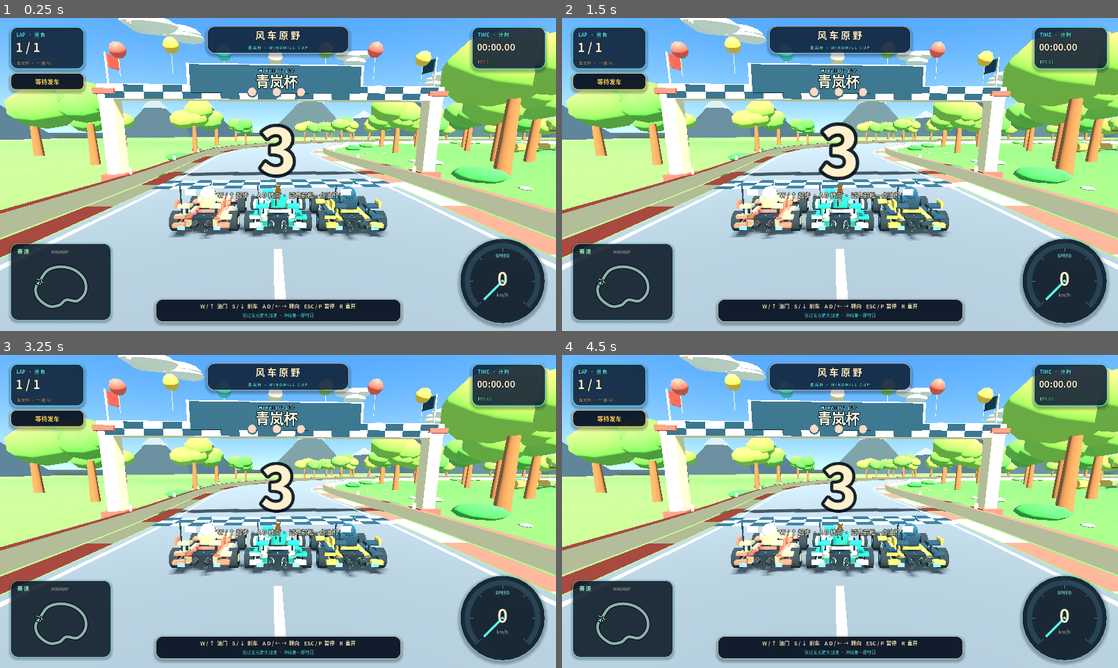
Above: before the commit, frames 1-4 (two rows, left to right).
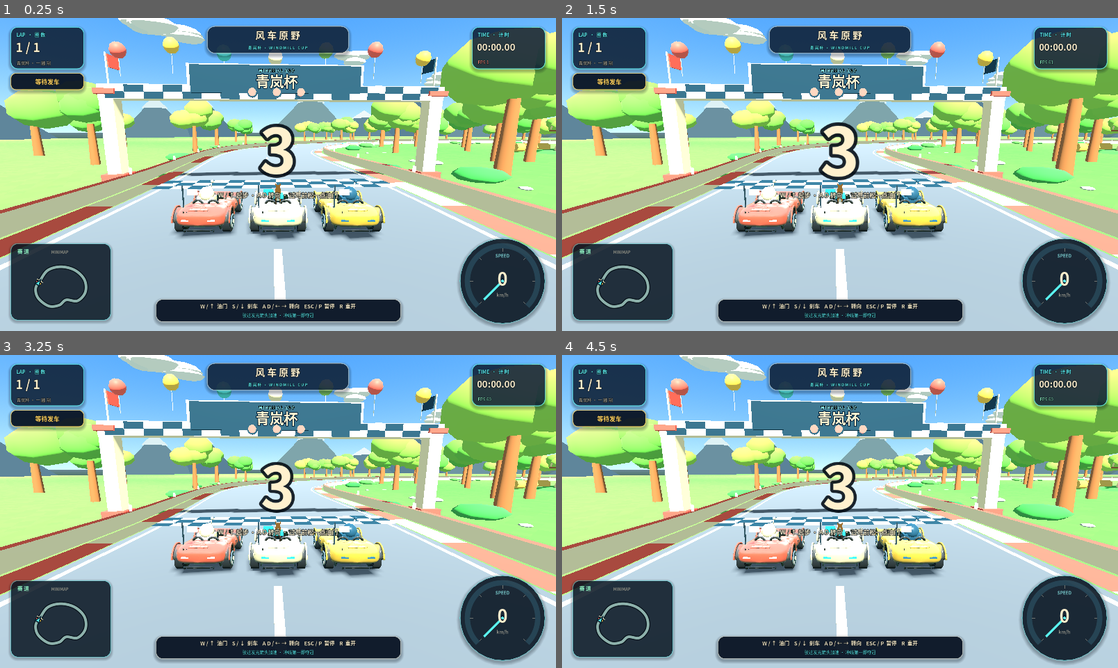
Above: after the commit, the same moments.

Repository: kongshan001/modelfw_demo
Game: Godot game, scene res://scenes/main.tscn
The game is run twice, just before and just after one commit, with the same random seed, the same clock (stepped at 60 frames per second) and the same inputs.
Inputs:
- Up to frame 1 (0.25 s): no input
- Up to frame 2 (1.5 s): hold D (steer_right) 0.53-1.25 s; tap P at 0.6 s; click "重新开始 R" at 1.25 s
- Up to frame 3 (3.25 s): hold S (brake) 2.03-2.75 s; tap P at 2.1 s; click "重新开始 R" at 2.75 s
- Up to frame 4 (4.5 s): hold D (steer_right) 3.53-4.25 s; tap P at 3.6 s; click "继续比赛 ESC" at 4.25 s

The runs differ from the first frame. In frame 1, 4.1% of the frame differs, in the area x 30-70%, y 51-72%; in frame 2, 4.1%; in frame 3, 4.1%; in frame 4, 4.2%.

Commit message:
T-20261125-002: 《青岚杯》真实感汽车 Tripo 重建（T-001 follow-up）
Co-Authored-By: Claude <noreply@anthropic.com>

Diff:
--- /dev/null
+++ b/godot-ai-3d-game/assets/ai/tripo/car/source.json
@@ -0,0 +1,47 @@
+{
+  "asset": "qinglan-realistic-car",
+  "task_id": "856e0f6e-f6aa-49ff-bdd5-c056c3d662ff",
+  "type": "image_to_model",
+  "model": "v3.1-20260211",
+  "model_alias": "H3.1",
+  "input_reference": "../refs/realistic_car/realistic_car_3q.png",
+  "input_reference_sheet": "../refs/realistic_car/realistic_car_sheet.png",
+  "input_note": "Original Blender render of a brand-free concept roadster built from scratch by tools/blender/realistic_car_refs.py (front/side/3q/rear3q). Wheels were intentionally omitted so the game keeps its procedurally animated wheels. No third-party images, photos, logos or game assets.",
+  "parameters": {
+    "face_limit": 100000,
+    "texture": true,
+    "texture_quality": "detailed",
+    "pbr": true,
+    "quad": false,
+    "delight": false,
+    "geometry_quality": "standard"
+  },
+  "credits_consumed": 40,
+  "balance_before": 65,
+  "balance_after": 25,
+  "triangles_source": 94256,
+  "decimation": {
+    "tool": "Blender 3.4.1 Decimate modifier (COLLAPSE, use_collapse_triangulate)",
+    "ratio": 0.3183,
+    "triangles_final": 30000,
+    "script": "tools/blender/decimate_car.py"
+  },
+  "result_file": "car.glb",
+  "textures": {
+    "base_color": "car_Color_856e0f6e-*.jpg (2048² after import size_limit, embedded in GLB; Godot extracts it beside the GLB)",
+    "orm": "car_ORM_856e0f6e-*.jpg (2048²; G=roughness, B=metallic)",
+    "normal": "car_NormalGL_856e0f6e-*.png (2048²; imported as normal map)"
+  },
+  "integration": {
+    "target_size_m": [3.25, 0.95, 1.8],
+    "source_aabb_size_m": [1.0, 0.274865, 0.5178],
+    "scale": [3.25, 3.4557, 3.4762],
+    "rotation_y_deg": 90,
+    "offset_m": [0.0, 0.595, 0.0],
+    "wheel_track_m": 0.735,
+    "wheelbase_m": 1.9,
+    "wheel_radius_m": 0.345,
+    "team_colors": "shaders/tripo_car.gdshader"
+  },
+  "license": "Tripo image-to-3D output generated for this original project. The input is an original Blender render built from scratch by this project. No third-party characters, logos, photos or game assets. Tripo service terms apply."
+}
--- a/godot-ai-3d-game/assets/ai/tripo/kart/source.json
+++ b/godot-ai-3d-game/assets/ai/tripo/kart/source.json
@@ -1,5 +1,6 @@
 {
   "asset": "qinglan-kart",
+  "status": "archived (T-001); superseded by ../car/car.glb in T-20261125-002",
   "task_id": "f7ef8737-d179-451a-b858-8ad024d14183",
   "type": "image_to_model",
   "model": "P2-20260801",
--- a/godot-ai-3d-game/scripts/kart_visual.gd
+++ b/godot-ai-3d-game/scripts/kart_visual.gd
@@ -1,21 +1,25 @@
 class_name KartVisual
 extends Node3D
 
-# 原创低模卡丁车。车体优先使用 Tripo P2 图生 GLB，轮组/尾翼/尾焰/旗子仍程序化，
+# 原创低模卡丁车。车体优先使用 Tripo H3.1 真实感跑车 GLB，轮组/尾翼/尾焰/旗子仍程序化，
 # 因此 Tripo 车体替换外观的同时保留车轮滚动/转向、boost 尾焰与缺图回退。
 # 玩家驾驶员优先使用 CC0 Fox.glb（带 Run 动画），缺图时退回程序化小狐狸。
 
 const FOX_PATH := "res://assets/ai/cc0/fox/Fox.glb"
-const TRIPO_KART_PATH := "res://assets/ai/tripo/kart/kart.glb"
-const TRIPO_KART_SHADER := preload("res://shaders/tripo_kart.gdshader")
-const WHEEL_RADIUS := 0.33
-
-# Tripo GLB 源包围盒（Godot 导入后）：长 × 高 × 宽 = 0.9995 × 0.2778 × 0.6753m，
+const TRIPO_CAR_PATH := "res://assets/ai/tripo/car/car.glb"
+const TRIPO_CAR_SHADER := preload("res://shaders/tripo_car.gdshader")
+const WHEEL_RADIUS := 0.345
+const WHEEL_WIDTH := 0.24
+const WHEEL_TRACK := 0.735
+const WHEEL_BASE := 0.95
+
+# Tripo H3.1 GLB 源包围盒（Godot 导入后）：长 × 高 × 宽 = 1.0000 × 0.2749 × 0.5178m，
 # 长度沿 X、车头朝 +X、AABB 以原点为中心。非均匀缩放把它整理成
 # 3.25m 长 / 0.95m 高 / 1.80m 宽的车体；rotation.y=+90° 让车头对准游戏内的 -Z。
-const TRIPO_KART_SOURCE_SIZE := Vector3(0.999512, 0.277832, 0.675293)
-const TRIPO_KART_TARGET_SIZE := Vector3(3.25, 0.95, 1.80)
-const TRIPO_KART_OFFSET := Vector3(0.0, 0.645, -0.03)
+# y 偏移让车底离地 0.12m，四轮中心仍落在 0.33m 的轮轴上。
+const TRIPO_CAR_SOURCE_SIZE := Vector3(1.0, 0.274865, 0.5178)
+const TRIPO_CAR_TARGET_SIZE := Vector3(3.25, 0.95, 1.80)
+const TRIPO_CAR_OFFSET := Vector3(0.0, 0.595, 0.0)
 
 static var _blob_texture: ImageTexture
 
@@ -42,6 +46,8 @@
 var _mat_cream: StandardMaterial3D
 var _mat_dark: StandardMaterial3D
 var _mat_tire: StandardMaterial3D
+var _mat_rim: StandardMaterial3D
+var _mat_tail: StandardMaterial3D
 var _mat_flame: StandardMaterial3D
 
 
@@ -63,7 +69,13 @@
 	_mat_accent = _solid(accent_color, 0.36)
 	_mat_cream = _solid(Color("#fff3d8"), 0.6)
 	_mat_dark = _solid(Color("#203445"), 0.58)
-	_mat_tire = _solid(Color("#24303b"), 0.94)
+	_mat_tire = _solid(Color("#1b2026"), 0.92)
+	_mat_rim = _solid(Color("#b8c0c6"), 0.30)
+	_mat_rim.metallic = 0.72
+	_mat_tail = _solid(accent_color, 0.34)
+	_mat_tail.emission_enabled = true
+	_mat_tail.emission = accent_color
+	_mat_tail.emission_energy_multiplier = 0.55
 	_mat_flame = _solid(Color("#5ff8ff"), 0.25)
 	_mat_flame.emission_enabled = true
 	_mat_flame.emission = Color("#53dcf5")
@@ -125,7 +137,7 @@
 		pipe.rotation.x = PI * 0.5
 		pipe.material_override = _mat_dark
 		_body_geo.add_child(pipe)
-		_box(_body_root, "TailLamp", Vector3(0.20, 0.10, 0.05), Vector3(side * 0.53, 0.35, 1.56), _mat_flame)
+		_box(_body_root, "TailLamp", Vector3(0.22, 0.05, 0.022), Vector3(side * 0.38, 0.60, 1.615), _mat_tail)
 	# 中央留空的双尾翼，不挡驾驶员。
 	for side in [-1.0, 1.0]:
 		_box(_body_geo, "Winglet", Vector3(0.50, 0.08, 0.32), Vector3(side * 0.62, 0.98, 1.16), _mat_accent)
@@ -148,55 +160,73 @@
 	steering.material_override = _mat_dark
 	_body_root.add_child(steering)
 
-	# 轮组：前轮有转向 pivot，所有轮内层负责滚动。
+	# 轮组：前轮有转向 pivot，所有轮内层负责滚动。真实感跑车用 20 边形轮胎 +
+	# 深色轮辋 + 银色轮圈/辐条 + 车队色中心盖，仍由程序化节点驱动旋转。
 	var tire_mesh := CylinderMesh.new()
-	tire_mesh.top_radius = 0.33
-	tire_mesh.bottom_radius = 0.33
-	tire_mesh.height = 0.28
-	tire_mesh.radial_segments = 12
+	tire_mesh.top_radius = WHEEL_RADIUS
+	tire_mesh.bottom_radius = WHEEL_RADIUS
+	tire_mesh.height = WHEEL_WIDTH
+	tire_mesh.radial_segments = 20
+	var barrel_mesh := CylinderMesh.new()
+	barrel_mesh.top_radius = 0.225
+	barrel_mesh.bottom_radius = 0.225
+	barrel_mesh.height = 0.05
+	barrel_mesh.radial_segments = 20
+	var ring_mesh := TorusMesh.new()
+	ring_mesh.inner_radius = 0.200
+	ring_mesh.outer_radius = 0.238
+	ring_mesh.rings = 20
+	ring_mesh.ring_segments = 6
+	var disc_mesh := CylinderMesh.new()
+	disc_mesh.top_radius = 0.155
+	disc_mesh.bottom_radius = 0.155
+	disc_mesh.height = 0.022
+	disc_mesh.radial_segments = 16
+	var spoke_mesh := BoxMesh.new()
+	spoke_mesh.size = Vector3(0.022, 0.19, 0.032)
 	var hub_mesh := CylinderMesh.new()
-	hub_mesh.top_radius = 0.14
-	hub_mesh.bottom_radius = 0.14
-	hub_mesh.height = 0.30
-	hub_mesh.radial_segments = 8
-	for wx in [-0.92, 0.92]:
-		for wz in [-0.88, 0.88]:
+	hub_mesh.top_radius = 0.055
+	hub_mesh.bottom_radius = 0.055
+	hub_mesh.height = 0.035
+	hub_mesh.radial_segments = 12
+	for wx in [-WHEEL_TRACK, WHEEL_TRACK]:
+		for wz in [-WHEEL_BASE, WHEEL_BASE]:
 			var pivot := Node3D.new()
 			pivot.name = "WheelPivot"
-			pivot.position = Vector3(wx, 0.33, wz)
+			pivot.position = Vector3(wx, WHEEL_RADIUS, wz)
 			_wheel_root.add_child(pivot)
 			var spinner := Node3D.new()
 			spinner.name = "WheelSpin"
 			pivot.add_child(spinner)
-			var tire := MeshInstance3D.new()
-			tire.name = "Tire"
-			tire.mesh = tire_mesh
-			tire.rotation.z = PI * 0.5
-			tire.material_override = _mat_tire
-			spinner.add_child(tire)
-			var hub := MeshInstance3D.new()
-			hub.name = "Hub"
-			hub.mesh = hub_mesh
-			hub.rotation.z = PI * 0.5
-			hub.material_override = _mat_accent
-			hub.position.x = -0.01 if wx < 0.0 else 0.01
-			spinner.add_child(hub)
+			var out := signf(wx)
+			_wheel_part(spinner, "Tire", tire_mesh, _mat_tire, Vector3.ZERO)
+			_wheel_part(spinner, "RimBarrel", barrel_mesh, _mat_dark, Vector3(out * 0.132, 0, 0))
+			_wheel_part(spinner, "RimRing", ring_mesh, _mat_rim, Vector3(out * 0.150, 0, 0))
+			_wheel_part(spinner, "BrakeDisc", disc_mesh, _mat_dark, Vector3(-out * 0.03, 0, 0))
+			for i in 5:
+				var spoke_pivot := Node3D.new()
+				spoke_pivot.name = "SpokePivot"
+				spoke_pivot.position = Vector3(out * 0.155, 0, 0)
+				spoke_pivot.rotation.x = TAU * float(i) / 5.0
+				spinner.add_child(spoke_pivot)
+				_wheel_part(spoke_pivot, "Spoke", spoke_mesh, _mat_rim, Vector3(0, 0.105, 0), Vector3.ZERO)
+			_wheel_part(spinner, "Hub", hub_mesh, _mat_accent, Vector3(out * 0.168, 0, 0))
 			_spinners.append(spinner)
 			if wz < 0.0:
 				_front_pivots.append(pivot)
-		# 前后挡泥板，补足玩具卡丁车的轮廓
-		_box(_body_geo, "FrontFender", Vector3(0.44, 0.10, 0.56), Vector3(wx, 0.58, -0.88), _mat_cream)
-		_box(_body_geo, "RearFender", Vector3(0.46, 0.10, 0.58), Vector3(wx, 0.57, 0.88), _mat_accent)
+		# 前后挡泥板，补足程序化回退车身的轮廓
+		_box(_body_geo, "FrontFender", Vector3(0.42, 0.10, 0.56), Vector3(wx, 0.58, -WHEEL_BASE), _mat_cream)
+		_box(_body_geo, "RearFender", Vector3(0.44, 0.10, 0.58), Vector3(wx, 0.57, WHEEL_BASE), _mat_accent)
 
 	# 车尾小旗，让玩家从追尾镜头一眼识别自己的车。
-	var pole := _box(_body_root, "Antenna", Vector3(0.035, 0.90, 0.035), Vector3(-0.60, 1.14, 1.26), _mat_dark)
+	var pole := _box(_body_root, "Antenna", Vector3(0.035, 0.90, 0.035), Vector3(-0.60, 1.10, 1.10), _mat_dark)
 	pole.cast_shadow = GeometryInstance3D.SHADOW_CASTING_SETTING_OFF
 	var flag_mesh := BoxMesh.new()
 	flag_mesh.size = Vector3(0.32, 0.19, 0.035)
 	var flag := MeshInstance3D.new()
 	flag.name = "Pennant"
 	flag.mesh = flag_mesh
-	flag.position = Vector3(-0.30, 1.38, 1.26)
+	flag.position = Vector3(-0.30, 1.34, 1.10)
 	flag.material_override = _mat_cream if not is_player else _mat_accent
 	_body_root.add_child(flag)
 
@@ -204,13 +234,13 @@
 	for side in [-1.0, 1.0]:
 		var cone := CylinderMesh.new()
 		cone.top_radius = 0.0
-		cone.bottom_radius = 0.09
-		cone.height = 0.58
+		cone.bottom_radius = 0.075
+		cone.height = 0.48
 		cone.radial_segments = 8
 		var flame := MeshInstance3D.new()
 		flame.name = "BoostFlame"
 		flame.mesh = cone
-		flame.position = Vector3(side * 0.26, 0.43, 1.61)
+		flame.position = Vector3(side * 0.22, 0.31, 1.70)
 		flame.rotation.x = PI * 0.5
 		flame.material_override = _mat_flame
 		flame.cast_shadow = GeometryInstance3D.SHADOW_CASTING_SETTING_OFF
@@ -224,25 +254,25 @@
 
 func _mount_tripo_body() -> bool:
 	# Tripo 车体只替换外观；车轮/尾焰/旗子/驾驶员仍由上面的程序化节点驱动。
-	if not ResourceLoader.exists(TRIPO_KART_PATH):
+	if not ResourceLoader.exists(TRIPO_CAR_PATH):
 		return false
-	var packed := load(TRIPO_KART_PATH) as PackedScene
+	var packed := load(TRIPO_CAR_PATH) as PackedScene
 	if packed == null:
-		push_warning("KartVisual: %s failed to load, using procedural body" % TRIPO_KART_PATH)
+		push_warning("KartVisual: %s failed to load, using procedural body" % TRIPO_CAR_PATH)
 		return false
 	var model := packed.instantiate() as Node3D
 	if model == null:
-		push_warning("KartVisual: %s is not a Node3D scene, using procedural body" % TRIPO_KART_PATH)
+		push_warning("KartVisual: %s is not a Node3D scene, using procedural body" % TRIPO_CAR_PATH)
 		return false
 	var fit_scale := Vector3(
-		TRIPO_KART_TARGET_SIZE.x / TRIPO_KART_SOURCE_SIZE.x,
-		TRIPO_KART_TARGET_SIZE.y / TRIPO_KART_SOURCE_SIZE.y,
-		TRIPO_KART_TARGET_SIZE.z / TRIPO_KART_SOURCE_SIZE.z)
+		TRIPO_CAR_TARGET_SIZE.x / TRIPO_CAR_SOURCE_SIZE.x,
+		TRIPO_CAR_TARGET_SIZE.y / TRIPO_CAR_SOURCE_SIZE.y,
+		TRIPO_CAR_TARGET_SIZE.z / TRIPO_CAR_SOURCE_SIZE.z)
 	var mount := Node3D.new()
-	mount.name = "TripoKartBody"
+	mount.name = "TripoCarBody"
 	mount.rotation.y = PI * 0.5
 	mount.scale = fit_scale
-	mount.position = TRIPO_KART_OFFSET
+	mount.position = TRIPO_CAR_OFFSET
 	model.name = "Model"
 	mount.add_child(model)
 	_apply_team_materials(model)
@@ -251,12 +281,13 @@
 	# Tripo 座舱位于车身中后部：方向盘跟着后移，避免悬在车头外。
 	var steering := _body_root.get_node_or_null("SteeringWheel") as Node3D
 	if steering != null:
-		steering.position = Vector3(0.0, 0.88, 0.02)
+		steering.position = Vector3(0.0, 0.86, 0.10)
 	return true
 
 
 func _apply_team_materials(model: Node3D) -> void:
-	# 同一张 GLB 贴图分给三辆车；用色块蒙版还原玩家奶油/青绿、AI 珊瑚/金/藏蓝的识别色。
+	# 同一张 GLB 贴图分给三辆车；保留 PBR ORM/法线，只把亮部中性漆面重着成车队色。
+	# 玩家奶油/青绿、AI 珊瑚/奶油、金/藏蓝；深色包围/玻璃/轮拱保持原贴图。
 	var stack: Array[Node] = [model]
 	while not stack.is_empty():
 		var node: Node = stack.pop_back()
@@ -271,12 +302,25 @@
 			var source := mi.mesh.surface_get_material(surface) as StandardMaterial3D
 			if source == null or source.albedo_texture == null:
 				continue
-			var mat := ShaderMaterial.new()
-			mat.shader = TRIPO_KART_SHADER
-			mat.set_shader_parameter("albedo_tex", source.albedo_texture)
-			mat.set_shader_parameter("body_color", body_color)
-			mat.set_shader_parameter("accent_color", accent_color)
-			mi.set_surface_override_material(surface, mat)
+			var orm := source.roughness_texture
+			if orm == null:
+				orm = source.metallic_texture
+			if orm != null and source.normal_texture != null:
+				var mat := ShaderMaterial.new()
+				mat.shader = TRIPO_CAR_SHADER
+				mat.set_shader_parameter("albedo_tex", source.albedo_texture)
+				mat.set_shader_parameter("orm_tex", orm)
+				mat.set_shader_parameter("normal_tex", source.normal_texture)
+				mat.set_shader_parameter("body_color", body_color)
+				mat.set_shader_parameter("metallic_scale", 0.30)
+				mat.set_shader_parameter("roughness_bias", 0.06)
+				mi.set_surface_override_material(surface, mat)
+			else:
+				var tinted := source.duplicate() as StandardMaterial3D
+				tinted.albedo_color = body_color
+				tinted.metallic = minf(source.metallic, 0.35)
+				tinted.roughness = maxf(source.roughness, 0.38)
+				mi.set_surface_override_material(surface, tinted)
 
 
 func _build_shadow() -> void:
@@ -328,7 +372,7 @@
 	_driver_model.rotation.y = PI
 	_driver_model.scale = Vector3.ONE * 0.0078
 	# Tripo 座舱位于车身中后部，且比程序化座舱高；驾驶员整体后移+上移。
-	_driver_model.position = Vector3(0.0, 0.78, 0.40) if _uses_tripo_body else Vector3(0.0, 0.63, 0.08)
+	_driver_model.position = Vector3(0.0, 0.80, 0.42) if _uses_tripo_body else Vector3(0.0, 0.63, 0.08)
 	_body_root.add_child(_driver_model)
 	_driver_model.add_child(model)
 	_driver_anim = model.find_child("AnimationPlayer", true, false) as AnimationPlayer
@@ -336,7 +380,7 @@
 		_driver_anim.play("Run", 0.15, 1.35)
 		_driver_anim.get_animation("Run").loop_mode = Animation.LOOP_LINEAR
 	# 小围巾（不依赖骨骼，作为整体色块）
-	var scarf_pos := Vector3(0.0, 1.08, 0.72) if _uses_tripo_body else Vector3(0.0, 0.94, 0.44)
+	var scarf_pos := Vector3(0.0, 1.10, 0.64) if _uses_tripo_body else Vector3(0.0, 0.94, 0.44)
 	var scarf := _box(_body_root, "Scarf", Vector3(0.34, 0.11, 0.46), scarf_pos, _mat_accent)
 	scarf.rotation.x = -0.10
 
@@ -382,7 +426,7 @@
 func _build_robot_driver() -> void:
 	_driver_model = Node3D.new()
 	_driver_model.name = "RivalDriver"
-	_driver_model.position = Vector3(0.0, 0.10, 0.30) if _uses_tripo_body else Vector3.ZERO
+	_driver_model.position = Vector3(0.0, 0.12, 0.42) if _uses_tripo_body else Vector3.ZERO
 	_body_root.add_child(_driver_model)
 	_sphere_node(_driver_model, "Helmet", 0.25, Vector3(0, 1.04, 0.22), _mat_accent)
 	var visor := _box(_driver_model, "Visor", Vector3(0.34, 0.11, 0.09), Vector3(0, 1.05, -0.02), _mat_dark)
@@ -415,6 +459,17 @@
 	node.name = node_name
 	node.mesh = mesh
 	node.position = pos
+	node.material_override = material
+	parent.add_child(node)
+	return node
+
+
+func _wheel_part(parent: Node3D, part_name: String, mesh: Mesh, material: Material, pos: Vector3, rot := Vector3(0, 0, PI * 0.5)) -> MeshInstance3D:
+	var node := MeshInstance3D.new()
+	node.name = part_name
+	node.mesh = mesh
+	node.position = pos
+	node.rotation = rot
 	node.material_override = material
 	parent.add_child(node)
 	return node
--- /dev/null
+++ b/godot-ai-3d-game/shaders/tripo_car.gdshader
@@ -0,0 +1,33 @@
+shader_type spatial;
+render_mode cull_disabled, diffuse_burley, specular_schlick_ggx;
+
+// Tripo H3.1 真实感跑车车体：保留 GLB 的 PBR 贴图（底色/ORM/法线），
+// 只把大面积的中高明度中性漆面重着成车队色，深色包围/玻璃/轮拱/内饰保持原样。
+// 这样三辆车共用同一 GLB，同时保留金属漆的明暗与 PBR 法线细节。
+uniform sampler2D albedo_tex : source_color, filter_linear_mipmap, repeat_enable;
+uniform sampler2D orm_tex : filter_linear_mipmap, repeat_enable;
+uniform sampler2D normal_tex : hint_normal, filter_linear_mipmap, repeat_enable;
+uniform vec3 body_color : source_color = vec3(1.0, 0.94, 0.82);
+uniform float metallic_scale = 0.30;
+uniform float roughness_bias = 0.06;
+
+void fragment() {
+	vec3 tex = texture(albedo_tex, UV).rgb;
+	float lum = dot(tex, vec3(0.299, 0.587, 0.114));
+	float sat = max(max(tex.r, tex.g), tex.b) - min(min(tex.r, tex.g), tex.b);
+	// 车漆/翼子板是高亮度中性色；深色包围、玻璃、轮拱、内饰亮度低。
+	// 红尾灯/蓝色玻璃等有饱和度的细节不重着，避免被车队色染掉。
+	float paint = smoothstep(0.30, 0.55, lum) * (1.0 - smoothstep(0.10, 0.26, sat));
+	// 头灯/高光是接近纯白的小面积，保留原贴图避免被车队色染掉。
+	float lamp = smoothstep(0.90, 0.99, lum);
+	vec3 tinted = body_color * (0.52 + lum * 0.58);
+	vec3 color = mix(tex, tinted, paint * 0.92);
+	color = mix(color, tex, lamp * 0.55);
+	ALBEDO = color;
+
+	vec3 orm = texture(orm_tex, UV).rgb;
+	METALLIC = clamp(orm.b * metallic_scale, 0.0, 0.85);
+	ROUGHNESS = clamp(orm.g + roughness_bias, 0.12, 0.95);
+	NORMAL_MAP = texture(normal_tex, UV).rgb;
+	NORMAL_MAP_DEPTH = 1.0;
+}
--- a/godot-ai-3d-game/tools/inspect_tripo_assets.gd
+++ b/godot-ai-3d-game/tools/inspect_tripo_assets.gd
@@ -5,6 +5,7 @@
 
 const ASSETS := {
 	"kart": "res://assets/ai/tripo/kart/kart.glb",
+	"car": "res://assets/ai/tripo/car/car.glb",
 	"windmill": "res://assets/ai/tripo/windmill/windmill.glb",
 }
 
--- a/godot-ai-3d-game/tools/perf_ai_3d_game.gd
+++ b/godot-ai-3d-game/tools/perf_ai_3d_game.gd
@@ -42,6 +42,7 @@
 	var last_us := sample_start
 	var frames := 0
 	var worst_us := 0
+	var worst_at := 0.0
 	var samples: Array[float] = []
 	while Time.get_ticks_usec() - sample_start < 6_000_000:
 		_autopilot()
@@ -50,7 +51,9 @@
 		var frame_us := now - last_us
 		last_us = now
 		frames += 1
-		worst_us = maxi(worst_us, frame_us)
+		if frame_us > worst_us:
+			worst_us = frame_us
+			worst_at = float(now - sample_start) / 1_000_000.0
 		samples.append(1_000_000.0 / maxf(1.0, float(frame_us)))
 	var elapsed := float(Time.get_ticks_usec() - sample_start) / 1_000_000.0
 	samples.sort()
@@ -61,6 +64,8 @@
 	Input.action_release("accelerate")
 	Input.action_release("steer_left")
 	Input.action_release("steer_right")
+	print("PERF_WORST at=%.2fs state=%d dist=%.1f boost=%.2f" % [
+		worst_at, world.state, world.player.race_distance, world.player.boost_timer])
 	print("PERF_RESULT viewport=%dx%d frames=%d elapsed=%.2fs avg_fps=%.2f median_fps=%.2f p95_fps=%.2f worst_frame_ms=%.2f min_fps=%.2f speed=%.1f kmh" % [
 		vp_size.x, vp_size.y, frames, elapsed, avg, median, p95, float(worst_us) / 1000.0, min_fps,
 		world.player.speed_kmh(),
--- a/godot-ai-3d-game/tools/screenshot_race.gd
+++ b/godot-ai-3d-game/tools/screenshot_race.gd
@@ -93,7 +93,7 @@
 	await create_timer(0.5).timeout
 	await _shot("05_circuit_aerial")
 
-	# 07 车辆特写：Tripo 车体 + 程序化轮组 + Fox 驾驶员
+	# 07 车辆特写：Tripo H3.1 车体 + 程序化轮组 + Fox 驾驶员
 	world.debug_place_player_at_distance(world.track.length * 0.40, 0.0)
 	world.player.speed = 0.0
 	world.player.visual.update_motion(0.016, 0.0, 0.0, false)
@@ -101,10 +101,17 @@
 	var close_fwd := world.player.forward()
 	var close_right := world.track.right_at(close_progress)
 	world.set_film_camera(
-		world.player.global_position + close_fwd * 3.4 + close_right * 3.6 + Vector3.UP * 1.65,
-		world.player.global_position + Vector3.UP * 0.72)
+		world.player.global_position + close_fwd * 2.9 + close_right * 3.1 + Vector3.UP * 1.50,
+		world.player.global_position + Vector3.UP * 0.70)
 	await create_timer(0.35).timeout
-	await _shot("07_kart_closeup")
+	await _shot("07_car_closeup")
+
+	# 09 车辆侧后：轮组接轮拱、尾灯/尾翼/尾旗、Fox 剪影
+	world.set_film_camera(
+		world.player.global_position - close_fwd * 3.1 + close_right * 3.2 + Vector3.UP * 1.55,
+		world.player.global_position + Vector3.UP * 0.70)
+	await create_timer(0.35).timeout
+	await _shot("09_car_rear3q")
 
 	# 08 风车特写：Tripo 塔身 + 程序化旋转叶片
 	world.set_film_camera(Vector3(16.0, 7.4, -0.4), Vector3(2.0, 4.9, -8.0))
--- a/godot-ai-3d-game/tools/smoke_ai_3d_game.gd
+++ b/godot-ai-3d-game/tools/smoke_ai_3d_game.gd
@@ -38,17 +38,35 @@
 	if fox_driver != null:
 		_check(fox_driver.find_child("AnimationPlayer", true, false) != null, "FoxDriver should have an AnimationPlayer")
 	# ── Tripo 资产：车体/风车加载、程序化回退节点、车轮与叶片保留 ──
-	_check(ResourceLoader.exists(KartVisual.TRIPO_KART_PATH), "Tripo kart.glb should exist")
-	var tripo_kart_pack := load(KartVisual.TRIPO_KART_PATH) as PackedScene
-	_check(tripo_kart_pack != null, "kart.glb should load as PackedScene")
-	var tripo_body := world.player.visual.get_node_or_null("Body/TripoKartBody") as Node3D
-	_check(tripo_body != null, "player kart should mount TripoKartBody")
+	_check(ResourceLoader.exists(KartVisual.TRIPO_CAR_PATH), "Tripo car.glb should exist")
+	var tripo_car_pack := load(KartVisual.TRIPO_CAR_PATH) as PackedScene
+	_check(tripo_car_pack != null, "car.glb should load as PackedScene")
+	var tripo_body := world.player.visual.get_node_or_null("Body/TripoCarBody") as Node3D
+	_check(tripo_body != null, "player kart should mount TripoCarBody")
 	if tripo_body != null:
 		# 在 Body 空间量尺寸，排除起跑格 yaw/lean 对世界 AABB 的放大。
 		var body_root := world.player.visual.get_node_or_null("Body") as Node3D
 		var kart_box := _combined_aabb(tripo_body, body_root)
-		_check(kart_box.size.x > 1.4 and kart_box.size.x < 2.4, "Tripo kart width should be 1.4–2.4m, got %.2f" % kart_box.size.x)
-		_check(kart_box.size.z > 2.8 and kart_box.size.z < 3.8, "Tripo kart length should be 2.8–3.8m, got %.2f" % kart_box.size.z)
+		_check(kart_box.size.x > 1.4 and kart_box.size.x < 2.4, "Tripo car width should be 1.4–2.4m, got %.2f" % kart_box.size.x)
+		_check(kart_box.size.z > 2.8 and kart_box.size.z < 3.8, "Tripo car length should be 2.8–3.8m, got %.2f" % kart_box.size.z)
+		var car_tris := 0
+		var car_shader := false
+		var car_stack: Array[Node] = [tripo_body]
+		while not car_stack.is_empty():
+			var car_node: Node = car_stack.pop_back()
+			for child in car_node.get_children():
+				car_stack.append(child)
+			if car_node is MeshInstance3D:
+				var car_mi := car_node as MeshInstance3D
+				if car_mi.mesh != null:
+					car_tris += int(car_mi.mesh.get_faces().size() / 3)
+				if car_mi.material_override is ShaderMaterial:
+					car_shader = true
+				for s in car_mi.mesh.get_surface_count():
+					if car_mi.get_surface_override_material(s) is ShaderMaterial:
+						car_shader = true
+		_check(car_tris > 10000 and car_tris < 35000, "Tripo car should be decimated to 10k–35k tris, got %d" % car_tris)
+		_check(car_shader, "Tripo car should use the PBR team tint shader")
 	var procedural_kart := world.player.visual.get_node_or_null("Body/ProceduralBody") as Node3D
 	_check(procedural_kart != null and not procedural_kart.visible, "procedural kart body should be hidden when Tripo body is active")
 	var wheel_root := world.player.visual.get_node_or_null("Wheels")
--- a/godot-ai-3d-game/tools/tripo_turntable.gd
+++ b/godot-ai-3d-game/tools/tripo_turntable.gd
@@ -8,6 +8,7 @@
 
 const ASSETS := {
 	"kart": "res://assets/ai/tripo/kart/kart.glb",
+	"car": "res://assets/ai/tripo/car/car.glb",
 	"windmill": "res://assets/ai/tripo/windmill/windmill.glb",
 }
 
Binary file added: godot-ai-3d-game/assets/ai/tripo/car/car.glb
Not shown, added: godot-ai-3d-game/assets/ai/tripo/car/car.glb.import
Binary file added: godot-ai-3d-game/assets/ai/tripo/car/car_Color_856e0f6e-f6aa-49ff-bdd5-c056c3d662ff.jpg
Not shown, added: godot-ai-3d-game/assets/ai/tripo/car/car_Color_856e0f6e-f6aa-49ff-bdd5-c056c3d662ff.jpg.import
Binary file added: godot-ai-3d-game/assets/ai/tripo/car/car_NormalGL_856e0f6e-f6aa-49ff-bdd5-c056c3d662ff.png
Not shown, added: godot-ai-3d-game/assets/ai/tripo/car/car_NormalGL_856e0f6e-f6aa-49ff-bdd5-c056c3d662ff.png.import
Binary file added: godot-ai-3d-game/assets/ai/tripo/car/car_ORM_856e0f6e-f6aa-49ff-bdd5-c056c3d662ff.jpg
Not shown, added: godot-ai-3d-game/assets/ai/tripo/car/car_ORM_856e0f6e-f6aa-49ff-bdd5-c056c3d662ff.jpg.import
Binary file added: godot-ai-3d-game/assets/ai/tripo/car/tripo_preview.png
Not shown, added: godot-ai-3d-game/assets/ai/tripo/car/tripo_preview.png.import
Binary file added: godot-ai-3d-game/assets/ai/tripo/refs/realistic_car/realistic_car_3q.png
Binary file added: godot-ai-3d-game/assets/ai/tripo/refs/realistic_car/realistic_car_front.png
(and 21 more such lines)
